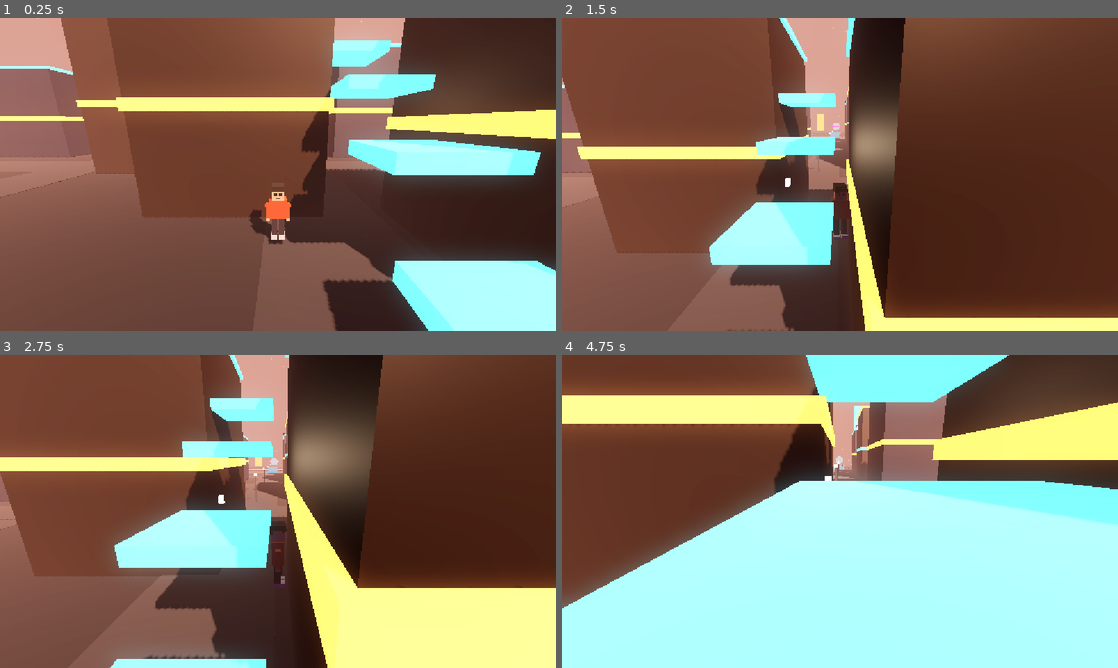
Above: before the commit, frames 1-4 (two rows, left to right).
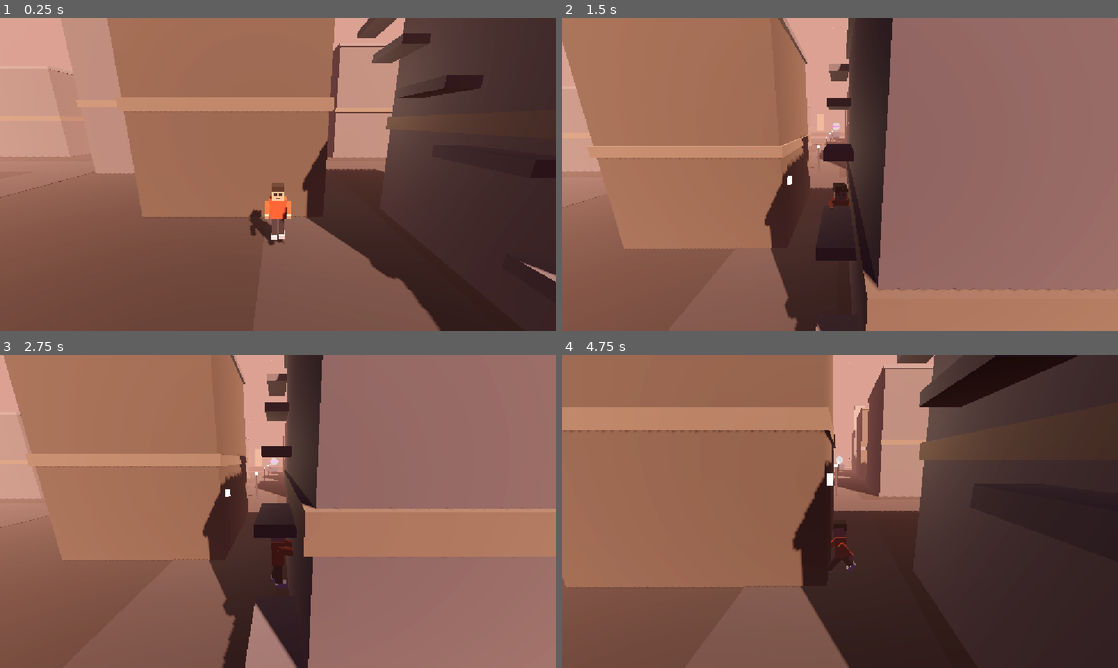
Above: after the commit, the same moments.

Repository: hasanhug/The---Falling---City
Game: Godot game, scene res://main.tscn
Two runs of this game, one before a commit and one after it. Both use one fixed random seed, a clock stepped at 60 frames per second and the inputs below.
Inputs (mouse positions are in pixels of both pictures, inside the frame that each line leads up to):
- Up to frame 1 (0.25 s): no input
- Up to frame 2 (1.5 s): move the mouse to (962, 158) at 0.52 s; hold D (move_right) 0.53-1.28 s; hold Shift (sprint, bound only after the commit) 0.53-1.28 s; click (962, 158) at 0.67 s; tap Space (jump) at 0.77, 0.8, 1.07, 1.35 s; move the mouse to (728, 190) at 1.27 s; hold S (move_back) from 1.28 s (still down)
- Up to frame 3 (2.75 s): tap Space (jump) at 1.52, 1.82, 2.3 s; tap Shift (sprint, bound only after the commit) at 1.55 s; move the mouse to (333, 442) at 2.02 s; release S (move_back) at 2.03 s; hold D (move_right) from 2.03 s (still down); tap Mouse wheel up (zoom_in) at 2.1 s
- Up to frame 4 (4.75 s): move the mouse to (812, 574) at 2.77 s; release D (move_right) at 2.78 s; hold W (move_forward) 2.78-3.53 s; tap Mouse wheel down (zoom_out) at 2.85 s; click (812, 574) at 2.92 s; tap Space (jump) at 3.02, 3.32, 3.77, 3.8, 4.07, 4.52 s; tap Shift (sprint, bound only after the commit) at 3.05, 4.35 s; move the mouse to (1006, 558) at 3.52 s; hold Shift (sprint, bound only after the commit) 3.53-4.28 s; hold A (move_left) from 3.53 s (still down); move the mouse to (673, 464) at 4.27 s

The runs differ from the first frame. In frame 1, 49% of the frame differs, in the area x 0-100%, y 0-100%; in frame 2, 79%; in frame 3, 80%; in frame 4, 93%.

Commit message:
improved visuals

Diff:
--- a/main.gd
+++ b/main.gd
@@ -7,8 +7,6 @@
 ## How far bridge platforms bob up and down, and how fast.
 const BOB_HEIGHT := 0.15
 const BOB_SPEED := 1.2
-## How fast the holo-rings spin.
-const RING_SPEED := 0.6
 ## How close to the portal counts as reaching the goal.
 const WIN_DISTANCE := 5.0
 
@@ -17,11 +15,6 @@
 @onready var portal_material: StandardMaterial3D = $GoalIsland/Portal/Ring.get_active_material(0) as StandardMaterial3D
 @onready var portal: Node3D = $GoalIsland/Portal
 @onready var win_label: Label3D = $GoalIsland/Portal/WinLabel
-@onready var rings: Array[Node3D] = [
-	$Rings/Ring1,
-	$Rings/Ring2,
-	$Rings/Ring3,
-]
 @onready var bridge_platforms: Array[Node3D] = []
 
 ## Remember each bridge platform's resting height so we can bob around it.
@@ -48,11 +41,7 @@
 	beacon_material.emission_energy_multiplier = 2.5 + sin(_time * 2.0) * 0.8
 	portal_material.emission_energy_multiplier = 1.6 + sin(_time * 2.5) * 0.9
 
-	# 3. Spin the holo-rings over the rooftop route.
-	for ring in rings:
-		ring.rotation.z += delta * RING_SPEED
-
-	# 4. Reached the portal? Show the victory label.
+	# 3. Reached the portal? Show the victory label.
 	if not win_label.visible:
 		if player.global_position.distance_to(portal.global_position) < WIN_DISTANCE:
 			win_label.visible = true
--- a/main.tscn
+++ b/main.tscn
@@ -6,7 +6,7 @@
 
 [sub_resource type="ProceduralSkyMaterial" id="SkyMat"]
 sky_top_color = Color(0.05, 0.04, 0.18, 1)
-sky_horizon_color = Color(0.85, 0.42, 0.24, 1)
+sky_horizon_color = Color(0.65, 0.45, 0.35, 1)
 sky_curve = 0.1
 ground_bottom_color = Color(0.04, 0.03, 0.08, 1)
 ground_horizon_color = Color(0.55, 0.3, 0.3, 1)
@@ -21,41 +21,37 @@
 ambient_light_energy = 1.0
 tonemap_mode = 2
 glow_enabled = true
-glow_strength = 1.2
-glow_bloom = 0.1
+glow_strength = 0.7
+glow_bloom = 0.03
 fog_enabled = true
 fog_light_color = Color(0.75, 0.5, 0.45, 1)
 fog_density = 0.006
 
 [sub_resource type="StandardMaterial3D" id="SurfaceMaterial"]
-albedo_color = Color(0.13, 0.13, 0.16, 1)
-roughness = 0.9
+albedo_color = Color(0.15, 0.15, 0.17, 1)
+roughness = 0.95
 
 [sub_resource type="StandardMaterial3D" id="StreetMaterial"]
 albedo_color = Color(0.2, 0.2, 0.23, 1)
 roughness = 0.9
 
 [sub_resource type="StandardMaterial3D" id="BuildingDarkA"]
-albedo_color = Color(0.15, 0.17, 0.26, 1)
-metallic = 0.4
-roughness = 0.55
+albedo_color = Color(0.38, 0.38, 0.42, 1)
+metallic = 0.0
+roughness = 0.9
 
 [sub_resource type="StandardMaterial3D" id="BuildingDarkB"]
-albedo_color = Color(0.2, 0.16, 0.14, 1)
-metallic = 0.4
-roughness = 0.55
+albedo_color = Color(0.33, 0.31, 0.29, 1)
+metallic = 0.0
+roughness = 0.9
 
 [sub_resource type="StandardMaterial3D" id="TrimCyan"]
-albedo_color = Color(0.1, 0.2, 0.25, 1)
-emission_enabled = true
-emission = Color(0.2, 0.85, 1, 1)
-emission_energy_multiplier = 1.8
+albedo_color = Color(0.5, 0.5, 0.54, 1)
+roughness = 0.85
 
 [sub_resource type="StandardMaterial3D" id="TrimOrange"]
-albedo_color = Color(0.25, 0.16, 0.1, 1)
-emission_enabled = true
-emission = Color(1, 0.55, 0.2, 1)
-emission_energy_multiplier = 1.8
+albedo_color = Color(0.48, 0.44, 0.4, 1)
+roughness = 0.85
 
 [sub_resource type="StandardMaterial3D" id="PoleMaterial"]
 albedo_color = Color(0.2, 0.2, 0.24, 1)
@@ -166,14 +162,14 @@
 roughness = 0.4
 emission_enabled = true
 emission = Color(0.2, 0.8, 1, 1)
-emission_energy_multiplier = 0.8
+emission_energy_multiplier = 0.25
 
 [sub_resource type="StandardMaterial3D" id="StarMaterial"]
 shading_mode = 0
 albedo_color = Color(1, 1, 1, 1)
 emission_enabled = true
 emission = Color(1, 1, 1, 1)
-emission_energy_multiplier = 1.4
+emission_energy_multiplier = 0.7
 billboard_mode = 1
 
 [sub_resource type="StandardMaterial3D" id="MoteMaterial"]
@@ -222,6 +218,12 @@
 [sub_resource type="QuadMesh" id="MoteQuad"]
 size = Vector2(0.08, 0.08)
 
+[sub_resource type="BoxMesh" id="LedgeMesh"]
+size = Vector3(0.9, 0.3, 2.2)
+
+[sub_resource type="BoxShape3D" id="LedgeShape"]
+size = Vector3(0.9, 0.3, 2.2)
+
 [node name="Main" type="Node3D"]
 script = ExtResource("1_main_script")
 
@@ -708,7 +710,7 @@
 position = Vector3(0, 4.5, 0)
 scale = Vector3(8, 9, 8)
 mesh = SubResource("UnitBoxMesh")
-surface_material_override/0 = SubResource("BuildingDarkB")
+surface_material_override/0 = SubResource("BuildingDarkA")
 
 [node name="Collision" type="CollisionShape3D" parent="Parkour/C1"]
 position = Vector3(0, 4.5, 0)
@@ -726,45 +728,55 @@
 mesh = SubResource("UnitBoxMesh")
 surface_material_override/0 = SubResource("TrimOrange")
 
-[node name="E1" type="StaticBody3D" parent="Parkour"]
-position = Vector3(1.2, 1.6, 37.5)
-
-[node name="Mesh" type="MeshInstance3D" parent="Parkour/E1"]
-mesh = SubResource("StepMesh")
-surface_material_override/0 = SubResource("TrimCyan")
-
-[node name="Collision" type="CollisionShape3D" parent="Parkour/E1"]
-shape = SubResource("StepShape")
-
-[node name="E2" type="StaticBody3D" parent="Parkour"]
-position = Vector3(1.2, 3.4, 34.7)
-
-[node name="Mesh" type="MeshInstance3D" parent="Parkour/E2"]
-mesh = SubResource("StepMesh")
-surface_material_override/0 = SubResource("TrimCyan")
-
-[node name="Collision" type="CollisionShape3D" parent="Parkour/E2"]
-shape = SubResource("StepShape")
-
-[node name="E3" type="StaticBody3D" parent="Parkour"]
-position = Vector3(1.2, 5.2, 31.9)
-
-[node name="Mesh" type="MeshInstance3D" parent="Parkour/E3"]
-mesh = SubResource("StepMesh")
-surface_material_override/0 = SubResource("TrimCyan")
-
-[node name="Collision" type="CollisionShape3D" parent="Parkour/E3"]
-shape = SubResource("StepShape")
-
-[node name="E4" type="StaticBody3D" parent="Parkour"]
-position = Vector3(1.2, 7, 29.1)
-
-[node name="Mesh" type="MeshInstance3D" parent="Parkour/E4"]
-mesh = SubResource("StepMesh")
-surface_material_override/0 = SubResource("TrimCyan")
-
-[node name="Collision" type="CollisionShape3D" parent="Parkour/E4"]
-shape = SubResource("StepShape")
+[node name="L1" type="StaticBody3D" parent="Parkour"]
+position = Vector3(2.55, 1.65, 37.2)
+
+[node name="Mesh" type="MeshInstance3D" parent="Parkour/L1"]
+mesh = SubResource("LedgeMesh")
+surface_material_override/0 = SubResource("BuildingDarkA")
+
+[node name="Collision" type="CollisionShape3D" parent="Parkour/L1"]
+shape = SubResource("LedgeShape")
+
+[node name="L2" type="StaticBody3D" parent="Parkour"]
+position = Vector3(2.55, 3.35, 35)
+
+[node name="Mesh" type="MeshInstance3D" parent="Parkour/L2"]
+mesh = SubResource("LedgeMesh")
+surface_material_override/0 = SubResource("BuildingDarkA")
+
+[node name="Collision" type="CollisionShape3D" parent="Parkour/L2"]
+shape = SubResource("LedgeShape")
+
+[node name="L3" type="StaticBody3D" parent="Parkour"]
+position = Vector3(2.55, 5.05, 32.8)
+
+[node name="Mesh" type="MeshInstance3D" parent="Parkour/L3"]
+mesh = SubResource("LedgeMesh")
+surface_material_override/0 = SubResource("BuildingDarkA")
+
+[node name="Collision" type="CollisionShape3D" parent="Parkour/L3"]
+shape = SubResource("LedgeShape")
+
+[node name="L4" type="StaticBody3D" parent="Parkour"]
+position = Vector3(2.55, 6.75, 30.6)
+
+[node name="Mesh" type="MeshInstance3D" parent="Parkour/L4"]
+mesh = SubResource("LedgeMesh")
+surface_material_override/0 = SubResource("BuildingDarkA")
+
+[node name="Collision" type="CollisionShape3D" parent="Parkour/L4"]
+shape = SubResource("LedgeShape")
+
+[node name="L5" type="StaticBody3D" parent="Parkour"]
+position = Vector3(2.55, 8.45, 28.4)
+
+[node name="Mesh" type="MeshInstance3D" parent="Parkour/L5"]
+mesh = SubResource("LedgeMesh")
+surface_material_override/0 = SubResource("BuildingDarkA")
+
+[node name="Collision" type="CollisionShape3D" parent="Parkour/L5"]
+shape = SubResource("LedgeShape")
 
 [node name="C2" type="StaticBody3D" parent="Parkour"]
 position = Vector3(-4, 0, 27)
@@ -798,7 +810,7 @@
 position = Vector3(0, 6.1, 0)
 scale = Vector3(8, 12.2, 8)
 mesh = SubResource("UnitBoxMesh")
-surface_material_override/0 = SubResource("BuildingDarkB")
+surface_material_override/0 = SubResource("BuildingDarkA")
 
 [node name="Collision" type="CollisionShape3D" parent="Parkour/C3"]
 position = Vector3(0, 6.1, 0)
@@ -848,7 +860,7 @@
 position = Vector3(0, 7.7, 0)
 scale = Vector3(8, 15.4, 8)
 mesh = SubResource("UnitBoxMesh")
-surface_material_override/0 = SubResource("BuildingDarkB")
+surface_material_override/0 = SubResource("BuildingDarkA")
 
 [node name="Collision" type="CollisionShape3D" parent="Parkour/C5"]
 position = Vector3(0, 7.7, 0)
@@ -1129,26 +1141,6 @@
 scale = Vector3(6, 0.6, 8)
 mesh = SubResource("UnitBoxMesh")
 surface_material_override/0 = SubResource("SurfaceMaterial")
-
-[node name="Rings" type="Node3D" parent="."]
-
-[node name="Ring1" type="MeshInstance3D" parent="Rings"]
-position = Vector3(-4, 12.1, 27)
-rotation = Vector3(0, 0.5, 0)
-mesh = SubResource("RingMesh")
-surface_material_override/0 = SubResource("RingMaterial")
-
-[node name="Ring2" type="MeshInstance3D" parent="Rings"]
-position = Vector3(-21, 15.4, 10)
-rotation = Vector3(0, 0.8, 0)
-mesh = SubResource("RingMesh")
-surface_material_override/0 = SubResource("RingMaterial")
-
-[node name="Ring3" type="MeshInstance3D" parent="Rings"]
-position = Vector3(-30, 18.6, -9)
-rotation = Vector3(0, 0.6, 0)
-mesh = SubResource("RingMesh")
-surface_material_override/0 = SubResource("RingMaterial")
 
 [node name="Bridge" type="Node3D" parent="."]
 
@@ -1319,7 +1311,7 @@
 
 [node name="Stars" type="CPUParticles3D" parent="."]
 position = Vector3(0, 70, 0)
-amount = 300
+amount = 160
 lifetime = 3600.0
 one_shot = true
 preprocess = 1.0
--- a/player.gd
+++ b/player.gd
@@ -1,7 +1,9 @@
 extends CharacterBody3D
 
-## How fast the player moves, in metres per second.
+## How fast the player walks, in metres per second.
 const SPEED := 6.0
+## How much faster the player moves while sprinting.
+const SPRINT_MULTIPLIER := 1.6
 ## Upward speed given to the player when jumping.
 const JUMP_VELOCITY := 6.5
 ## How quickly the player model turns to face the direction it moves in.
@@ -12,6 +14,8 @@
 const WALK_SWING := 0.7
 ## How fast the step rhythm plays.
 const WALK_SPEED := 9.0
+## How far the player model leans forward while sprinting.
+const SPRINT_LEAN := 0.15
 ## Camera zoom limits (metres behind the player) and step per scroll tick.
 const ZOOM_MIN := 3.0
 const ZOOM_MAX := 14.0
@@ -32,8 +36,9 @@
 
 ## Where the player started, used for respawning after a fall.
 var _start_position: Vector3
-## Timer used for the walk cycle animation.
+## Timers for the walk and climb animation cycles.
 var _walk_time := 0.0
+var _climb_time := 0.0
 ## Current target distance of the camera behind the player.
 var _zoom := 6.5
 
@@ -60,11 +65,11 @@
 
 
 func _physics_process(delta: float) -> void:
-	# 1. Apply gravity while the player is in the air.
+	# 1. Apply gravity while the player is in the air (9.8 m/s2, set in project settings).
 	if not is_on_floor():
 		velocity += get_gravity() * delta
 
-	# 2. Jump with Space, but only when standing on ground or a platform.
+	# 2. Jump with Space, but only when standing on ground or a ledge.
 	if Input.is_action_just_pressed("jump") and is_on_floor():
 		velocity.y = JUMP_VELOCITY
 
@@ -76,30 +81,22 @@
 	if input_dir != Vector2.ZERO:
 		direction = (camera.global_transform.basis * Vector3(input_dir.x, 0, input_dir.y)).normalized()
 
-	# 5. Move horizontally. In the air we keep full control (simple arcade feel).
-	velocity.x = direction.x * SPEED
-	velocity.z = direction.z * SPEED
+	# 5. Move horizontally; sprint with Shift for extra speed.
+	var sprinting := Input.is_action_pressed("sprint") and direction != Vector3.ZERO
+	var speed := SPEED * (SPRINT_MULTIPLIER if sprinting else 1.0)
+	velocity.x = direction.x * speed
+	velocity.z = direction.z * speed
 
 	# 6. Smoothly turn the player model so it faces where it is going.
 	if direction != Vector3.ZERO:
 		var target_yaw := atan2(direction.x, direction.z)
 		visual.rotation.y = lerp_angle(visual.rotation.y, target_yaw, TURN_SPEED * delta)
 
-	# 7. Animate the limbs: swing while walking, relax when idle or airborne.
-	var walking := is_on_floor() and direction != Vector3.ZERO
-	if walking:
-		_walk_time += delta * WALK_SPEED
-		var swing := sin(_walk_time) * WALK_SWING
-		left_arm.rotation.x = swing
-		right_arm.rotation.x = -swing
-		left_leg.rotation.x = -swing
-		right_leg.rotation.x = swing
+	# 7. Animate the player based on what it is doing.
+	if is_on_floor():
+		_animate_ground(delta, direction, sprinting)
 	else:
-		_walk_time = 0.0
-		left_arm.rotation.x = lerpf(left_arm.rotation.x, 0.0, TURN_SPEED * delta)
-		right_arm.rotation.x = lerpf(right_arm.rotation.x, 0.0, TURN_SPEED * delta)
-		left_leg.rotation.x = lerpf(left_leg.rotation.x, 0.0, TURN_SPEED * delta)
-		right_leg.rotation.x = lerpf(right_leg.rotation.x, 0.0, TURN_SPEED * delta)
+		_animate_air(delta)
 
 	# 8. Scroll wheel zoom: wheel up pulls the camera in, wheel out moves it back.
 	if Input.is_action_just_pressed("zoom_in"):
@@ -115,3 +112,51 @@
 	if global_position.y < FALL_LIMIT:
 		global_position = _start_position
 		velocity = Vector3.ZERO
+
+
+## Limb poses while standing on ground: idle, walking or sprinting.
+func _animate_ground(delta: float, direction: Vector3, sprinting: bool) -> void:
+	# Sprinting leans the body forward; otherwise stand upright.
+	var target_lean := SPRINT_LEAN if sprinting else 0.0
+	visual.rotation.x = lerpf(visual.rotation.x, target_lean, TURN_SPEED * delta)
+
+	if direction != Vector3.ZERO:
+		# Walking (or a faster, wider stride when sprinting).
+		var stride_speed := WALK_SPEED * (1.5 if sprinting else 1.0)
+		_walk_time += delta * stride_speed
+		var swing := sin(_walk_time) * WALK_SWING * (1.15 if sprinting else 1.0)
+		left_arm.rotation.x = swing
+		right_arm.rotation.x = -swing
+		left_leg.rotation.x = -swing
+		right_leg.rotation.x = swing
+	else:
+		# Idle: ease every limb back to neutral.
+		_walk_time = 0.0
+		_pose(delta, 0.0, 0.0, 0.0, 0.0)
+
+
+## Limb poses while airborne: climbing a wall, jumping up, or falling.
+func _animate_air(delta: float) -> void:
+	visual.rotation.x = lerpf(visual.rotation.x, 0.0, TURN_SPEED * delta)
+
+	# Pushing against a wall while rising reads as climbing the ledges.
+	if is_on_wall() and velocity.y > 0.5:
+		_climb_time += delta * 7.0
+		var reach := sin(_climb_time)
+		_pose(delta, -2.0 + reach * 0.6, -2.0 - reach * 0.6, 0.35 - reach * 0.2, 0.35 + reach * 0.2)
+	# Rising freely: arms reach up, legs tuck — the jump pose.
+	elif velocity.y > 0.5:
+		_climb_time = 0.0
+		_pose(delta, -2.4, -2.4, 0.55, 0.55)
+	# Falling: arms out to the sides-front for balance.
+	else:
+		_climb_time = 0.0
+		_pose(delta, -1.2, -1.2, 0.15, -0.15)
+
+
+## Smoothly move all four limbs toward a target pose.
+func _pose(delta: float, left_arm_x: float, right_arm_x: float, left_leg_x: float, right_leg_x: float) -> void:
+	left_arm.rotation.x = lerpf(left_arm.rotation.x, left_arm_x, TURN_SPEED * delta)
+	right_arm.rotation.x = lerpf(right_arm.rotation.x, right_arm_x, TURN_SPEED * delta)
+	left_leg.rotation.x = lerpf(left_leg.rotation.x, left_leg_x, TURN_SPEED * delta)
+	right_leg.rotation.x = lerpf(right_leg.rotation.x, right_leg_x, TURN_SPEED * delta)
--- a/project.godot
+++ b/project.godot
@@ -46,6 +46,11 @@
 , Object(InputEventKey,"resource_local_to_scene":false,"resource_name":"","device":-1,"window_id":0,"alt_pressed":false …(186 unchanged characters)…
 ]
 }
+sprint={
+"deadzone": 0.5,
+"events": [Object(InputEventKey,"resource_local_to_scene":false,"resource_name":"","device":-1,"window_id":0,"alt_pressed":false,"shift_pressed":false,"ctrl_pressed":false,"meta_pressed":false,"pressed":false,"keycode":0,"physical_keycode":4194325,"key_label":0,"unicode":0,"location":0,"echo":false,"script":null)
+]
+}
 jump={
 "deadzone": 0.5,
 "events": [Object(InputEventKey,"resource_local_to_scene":false,"resource_name":"","device":-1,"window_id":0,"alt_press …(191 unchanged characters)…
@@ -65,6 +70,7 @@
 [physics]
 
 3d/physics_engine="Jolt Physics"
+3d/default_gravity=9.8
 
 [rendering]
 
